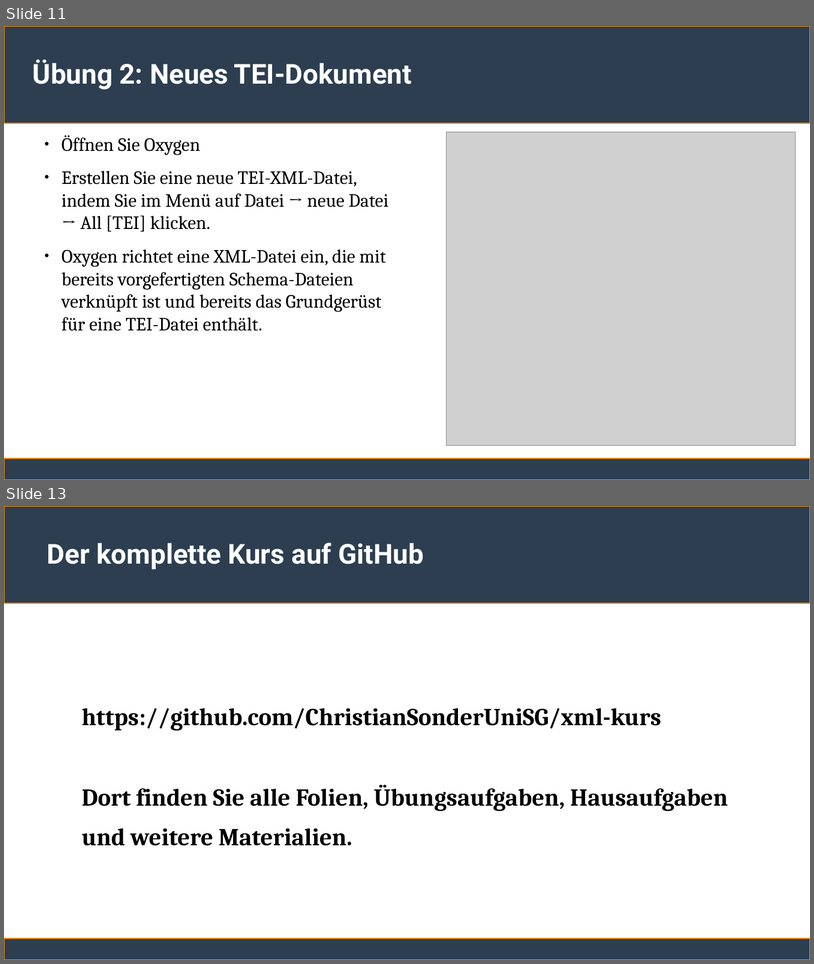
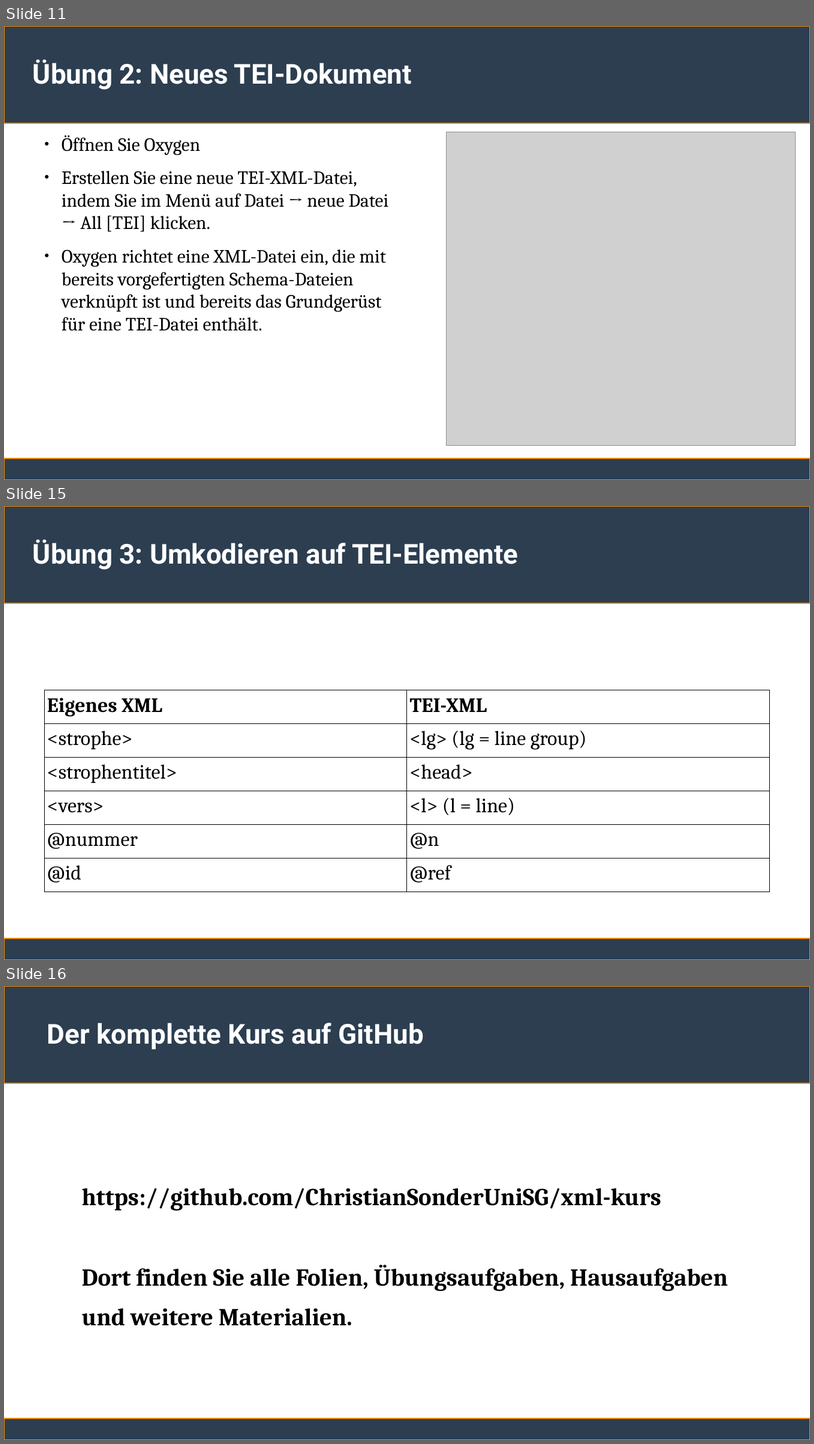
Before and after one commit to ChristianSonderUniSG/xml-kurs, a slide deck: sitzung_3/sitzung_3.odp. Shown one above the other, each under a label of ours: slides 11 and 13 before the commit, slides 11, 15 and 16 after it; the slides between them are not shown. The pictures are 814x964 and 814x1444 pixels, drawn with LibreOffice and Linux fonts; fonts in the diff are those of the drawing; grey boxes stand for pictures. Boxes give left, top, right and bottom in pixels: in the first picture for what was removed or moved away, otherwise in the second. Text is boxed around its words. In the diff, an @@ line names an element or a change of style, - is before the commit and + after.

```diff
--- a/sitzung_3/sitzung_3.odp
+++ b/sitzung_3/sitzung_3.odp
@@ slide 15 added at (x1=4, y1=506, x2=810, y2=960), background #FFFFFF; not listed: 2 template elements that a slide beside it also shows @@
@@ title added at (x1=33, y1=539, x2=519, y2=570), 27 pt, text #FFFFFF, bold @@
+Übung 3: Umkodieren auf TEI-Elemente
@@ table added at (x1=44, y1=690, x2=770, y2=885), 6 rows, 2 columns @@
+Eigenes XML | TEI-XML
+<strophe> | <lg> (lg = line group)
+<strophentitel> | <head>
+<vers> | <l> (l = line)
+@nummer | @n
+@id | @ref
@@ what was slide 13 is now slide 16 @@
```
Also in this commit, not shown: 3 slides changed, 2 other slides added, 1 other file.
